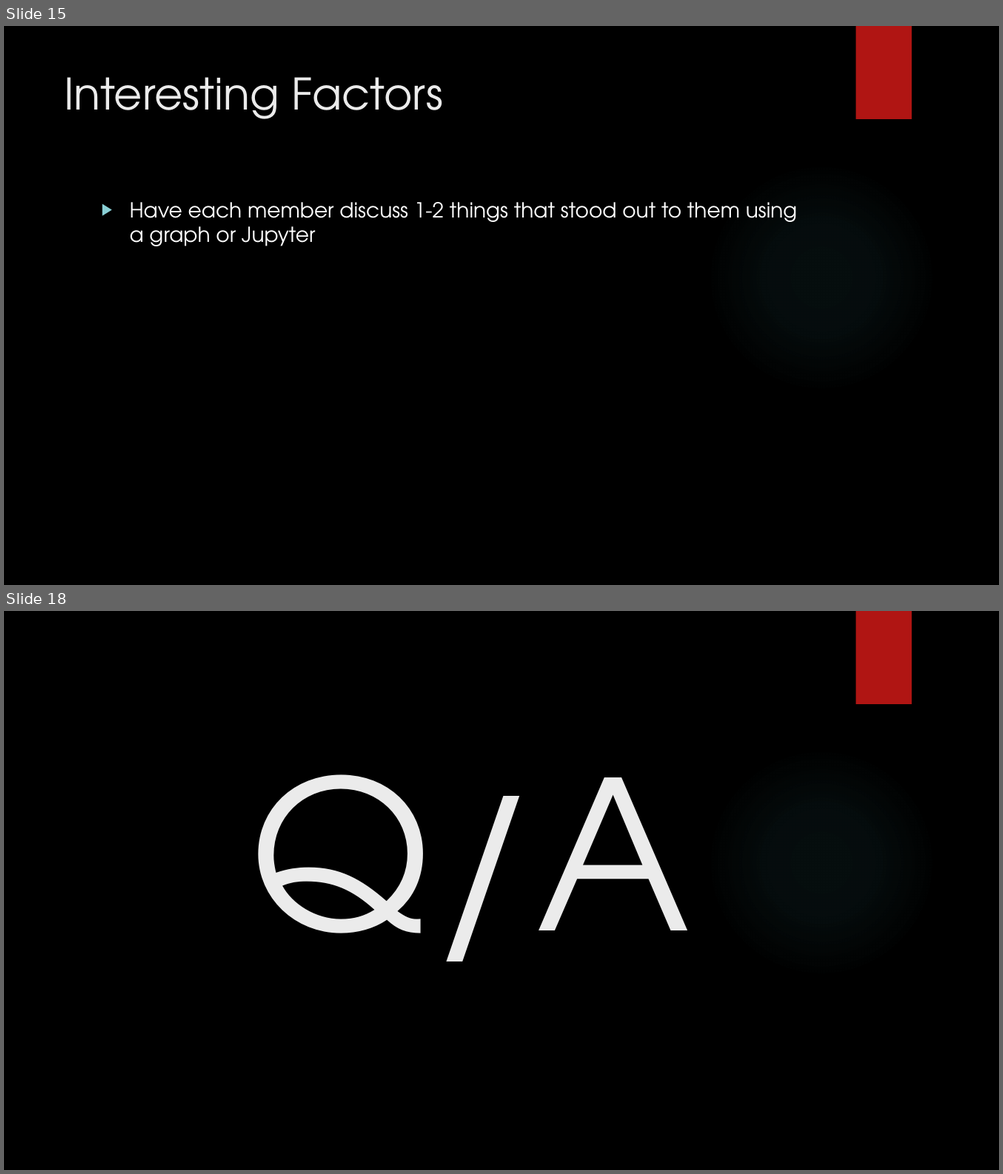
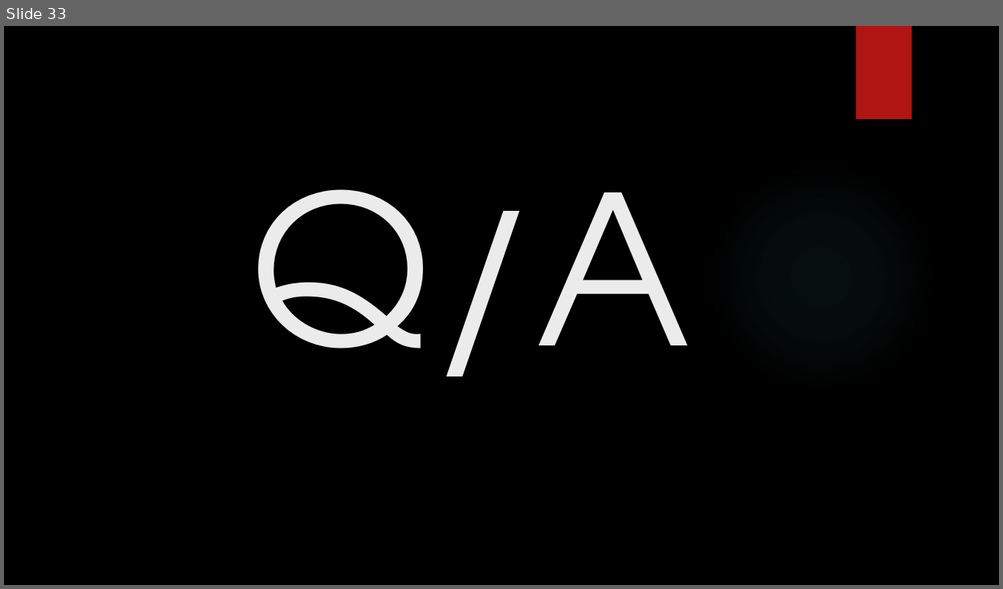
Before and after one commit to GregPoppe/opioid_project, a slide deck: Opioid_Crisis.pptx. Shown one above the other, each under a label of ours: slides 15 and 18 before the commit, slide 33 after it; the slides between them are not shown. The pictures are 1003x1174 and 1003x589 pixels, drawn with LibreOffice and Linux fonts; fonts in the diff are those of the drawing; background and template pictures are left out. Boxes give left, top, right and bottom in pixels: in the first picture for what was removed or moved away, otherwise in the second. Text is boxed around its words. In the diff, an @@ line names an element or a change of style, - is before the commit and + after.

```diff
--- a/Opioid_Crisis.pptx
+++ b/Opioid_Crisis.pptx
@@ slide 15 removed at bbox=[4, 26, 999, 585], background picture (left out); not listed: 2 template elements that a slide beside it also shows @@
@@ title removed at bbox=[64, 77, 443, 119] @@
-Interesting Factors
@@ text removed at bbox=[130, 202, 797, 247] @@
-▶ Have each member discuss 1-2 things that stood out to them using a graph or Jupyter
@@ what was slide 18 is now slide 33 @@
```
Also in this commit, not shown: 9 slides changed, 21 slides added, 5 other slides removed.
